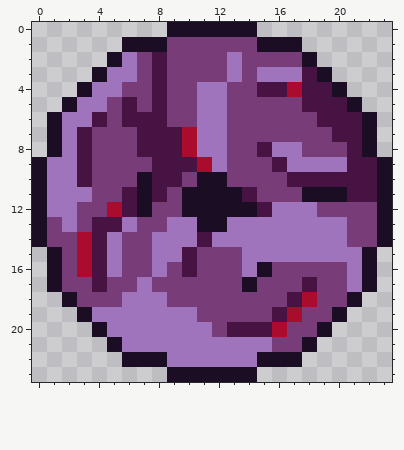
Edited in one commit: pixel-art sprite (Boulder.png). The picture above is the old version.
The file is 24x24 pixels.
And afterwards:
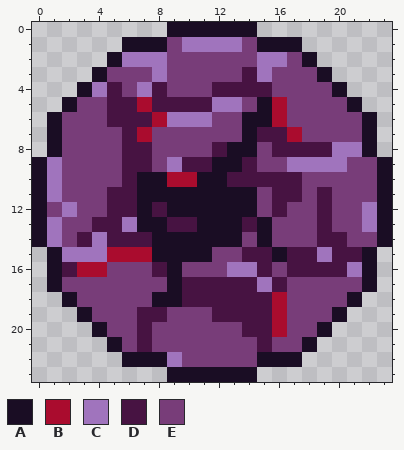
Palette (. is transparent): A #1a0d24  B #aa0c2e  C #a074bd  D #471342  E #783d79
Change:
{"y":1,"x":10,"old":"EEEE","new":"CCCC"}
{"y":2,"x":7,"old":"ED","new":"CC"}
{"y":2,"x":13,"old":"C","new":"E"}
{"y":2,"x":15,"old":"EE","new":"CC"}
{"y":3,"x":5,"old":"CC","new":"EE"}
{"y":3,"x":8,"old":"D","new":"C"}
{"y":3,"x":13,"old":"CE","new":"ED"}
{"y":3,"x":16,"old":"CCD","new":"EEE"}
{"y":4,"x":5,"old":"C","new":"D"}
{"y":4,"x":7,"old":"E","new":"C"}
{"y":4,"x":11,"old":"CCEE","new":"EDDD"}
{"y":4,"x":16,"old":"DBDD","new":"EEEE"}
{"y":5,"x":3,"old":"CCE","new":"EED"}
{"y":5,"x":7,"old":"E","new":"B"}
{"y":5,"x":9,"old":"EEC","new":"DDD"}
{"y":5,"x":13,"old":"E","new":"C"}
{"y":5,"x":15,"old":"EE","new":"AB"}
{"y":5,"x":18,"old":"DDD","new":"EEE"}
{"y":6,"x":2,"old":"CCDE","new":"EEED"}
{"y":6,"x":8,"old":"DEE","new":"BCC"}
{"y":6,"x":12,"old":"C","new":"E"}
{"y":6,"x":14,"old":"EEE","new":"AAB"}
{"y":6,"x":19,"old":"DDD","new":"EEE"}
{"y":7,"x":2,"old":"CD","new":"EE"}
{"y":7,"x":6,"old":"EDDDBCC","new":"DBEEEEE"}
{"y":7,"x":14,"old":"EEEE","new":"ADDB"}
{"y":7,"x":20,"old":"DD","new":"EE"}
{"y":8,"x":2,"old":"CD","new":"EE"}
{"y":8,"x":6,"old":"E","new":"D"}
{"y":8,"x":8,"old":"DDBCCEEDCCEEED","new":"EEEEDAAEDDDDCC"}
{"y":9,"x":2,"old":"CD","new":"EE"}
{"y":9,"x":6,"old":"EEDD","new":"DDEC"}
{"y":9,"x":11,"old":"BCEE","new":"DAAD"}
{"y":9,"x":16,"old":"D","new":"E"}
{"y":9,"x":21,"old":"DD","new":"EE"}
{"y":10,"x":2,"old":"CD","new":"EE"}
{"y":10,"x":6,"old":"E","new":"D"}
{"y":10,"x":8,"old":"DDE","new":"ABB"}
{"y":10,"x":13,"old":"EEEE","new":"DDDD"}
{"y":10,"x":18,"old":"DDDDD","new":"EEEEE"}
{"y":11,"x":2,"old":"CC","new":"EE"}
{"y":11,"x":5,"old":"E","new":"D"}
{"y":11,"x":8,"old":"DE","new":"AA"}
{"y":11,"x":14,"old":"D","new":"A"}
{"y":11,"x":16,"old":"EEAAADD","new":"DDEDEEE"}
{"y":12,"x":1,"old":"C","new":"E"}
{"y":12,"x":5,"old":"B","new":"D"}
{"y":12,"x":8,"old":"EE","new":"DA"}
{"y":12,"x":15,"old":"DCCCE","new":"EDEED"}
{"y":12,"x":22,"old":"E","new":"C"}
{"y":13,"x":1,"old":"EC","new":"CE"}
{"y":13,"x":7,"old":"EECC","new":"AADD"}
{"y":13,"x":13,"old":"CCCCCCCC","new":"ADAEEEDE"}
{"y":13,"x":22,"old":"E","new":"C"}
{"y":14,"x":1,"old":"E","new":"C"}
{"y":14,"x":3,"old":"BDCEECCCDCCCCCCCCC","new":"DCDDDAAAAAAEAEEEDD"}
{"y":15,"x":2,"old":"EBDCEECCDE","new":"CCCBBBAAAA"}
{"y":15,"x":14,"old":"CCCCC","new":"DDADD"}
{"y":15,"x":20,"old":"CC","new":"DD"}
{"y":16,"x":2,"old":"E","new":"D"}
{"y":16,"x":4,"old":"DC","new":"BE"}
{"y":16,"x":8,"old":"CED","new":"DAE"}
{"y":16,"x":13,"old":"E","new":"C"}
{"y":16,"x":15,"old":"A","new":"D"}
{"y":16,"x":17,"old":"EEEE","new":"DDDD"}
{"y":17,"x":4,"old":"D","new":"E"}
{"y":17,"x":7,"old":"C","new":"E"}
{"y":17,"x":9,"old":"EEEEEAEE","new":"ADDDDDCD"}
{"y":17,"x":18,"old":"D","new":"E"}
{"y":17,"x":21,"old":"C","new":"E"}
{"y":18,"x":6,"old":"CCCEEEEEEEEDB","new":"EEAADDDDDDBEE"}
{"y":19,"x":4,"old":"CCCCCCC","new":"EEEDDEE"}
{"y":19,"x":12,"old":"EEEEDB","new":"DDDDBE"}
{"y":20,"x":5,"old":"CCCCCCC","new":"EEDEEEE"}
{"y":20,"x":13,"old":"D","new":"E"}
{"y":21,"x":6,"old":"CCCCCCCCCC","new":"EDEEEEEEED"}
{"y":22,"x":10,"old":"CCCCC","new":"EEEEE"}
{"label":"changed","picture_box":[47,37,377,367]}
